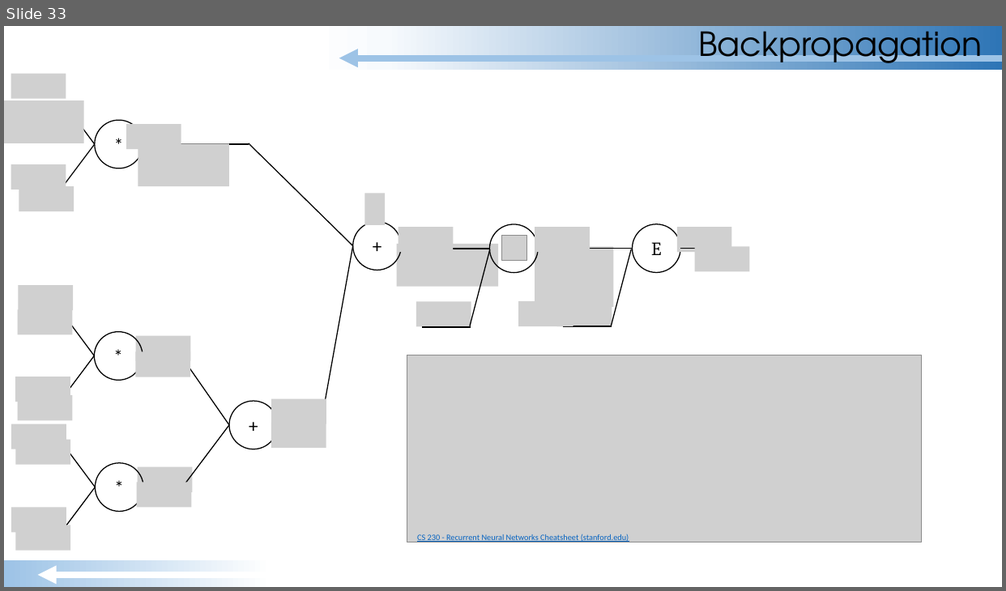
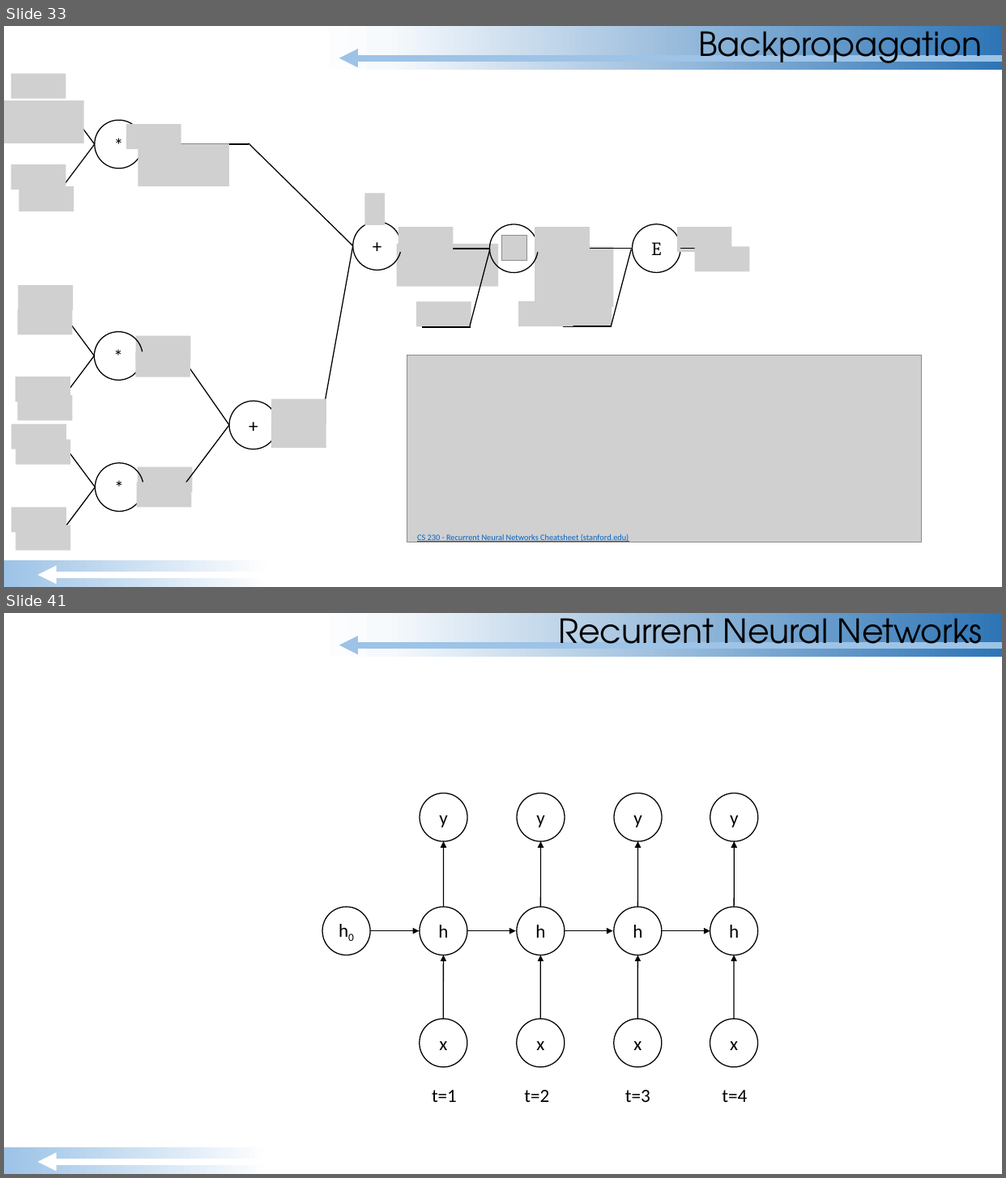
Before and after one commit to GradyKurpasi/RNN-Tutorial, a slide deck: MLP-RNN Tutorial.pptx. Shown one above the other, each under a label of ours: slide 33 before the commit, slides 33 and 41 after it; the slides between them are not shown. The pictures are 1006x591 and 1006x1178 pixels, drawn with LibreOffice and Linux fonts; fonts in the diff are those of the drawing; grey boxes stand for pictures. Boxes give left, top, right and bottom in pixels: in the first picture for what was removed or moved away, otherwise in the second. Text is boxed around its words. In the diff, an @@ line names an element or a change of style, - is before the commit and + after.

```diff
--- a/MLP-RNN Tutorial.pptx
+++ b/MLP-RNN Tutorial.pptx
@@ slide 41 added at [4,613,1002,1174], background #FFFFFF @@
@@ rectangle added at [309,613,1002,658], fill gradient #FFFFFF to #F7FAFD to #2E75B6 @@
@@ title added at [558,618,982,659], 32 pt, text #000000 @@
+Recurrent Neural Networks
@@ arrow added from (1002, 645) to (339, 645), #9DC3E6 6 pt @@
@@ ellipse added at [710,794,758,842], outline #000000 1 pt, 18 pt, text #000000 @@
+y
@@ arrow added from (734, 907) to (734, 841), #000000 1 pt @@
@@ ellipse added at [322,907,370,956], outline #000000 1 pt, 18 pt, text #000000 @@
+h0
@@ ellipse added at [710,907,758,956], outline #000000 1 pt, 18 pt, text #000000 @@
+h
@@ arrow added from (370, 931) to (419, 931), #000000 1 pt @@
@@ group added at [420,794,516,1067]: 3 ellipses, 3 arrows @@
+y
+x
+h
@@ group added at [517,794,612,1067]: 3 ellipses, 3 arrows @@
+y
+x
+h
@@ group added at [614,794,710,1067]: 3 ellipses, 3 arrows @@
+y
+x
+h
@@ arrow added from (734, 1019) to (734, 955), #000000 1 pt @@
@@ ellipse added at [710,1019,758,1067], outline #000000 1 pt, 18 pt, text #000000 @@
+x
@@ text added at [432,1090,747,1102], 18 pt, text #000000 @@
+t=1 t=2 t=3 t=4
@@ rectangle added at [4,1148,397,1174], fill gradient #9DC3E6 to #FFFFFF @@
@@ arrow added from (701, 1162) to (38, 1162), #FFFFFF 6 pt @@
```
Also in this commit, not shown: 18 slides changed, 19 other slides added, 1 slide removed, 3 other files.
